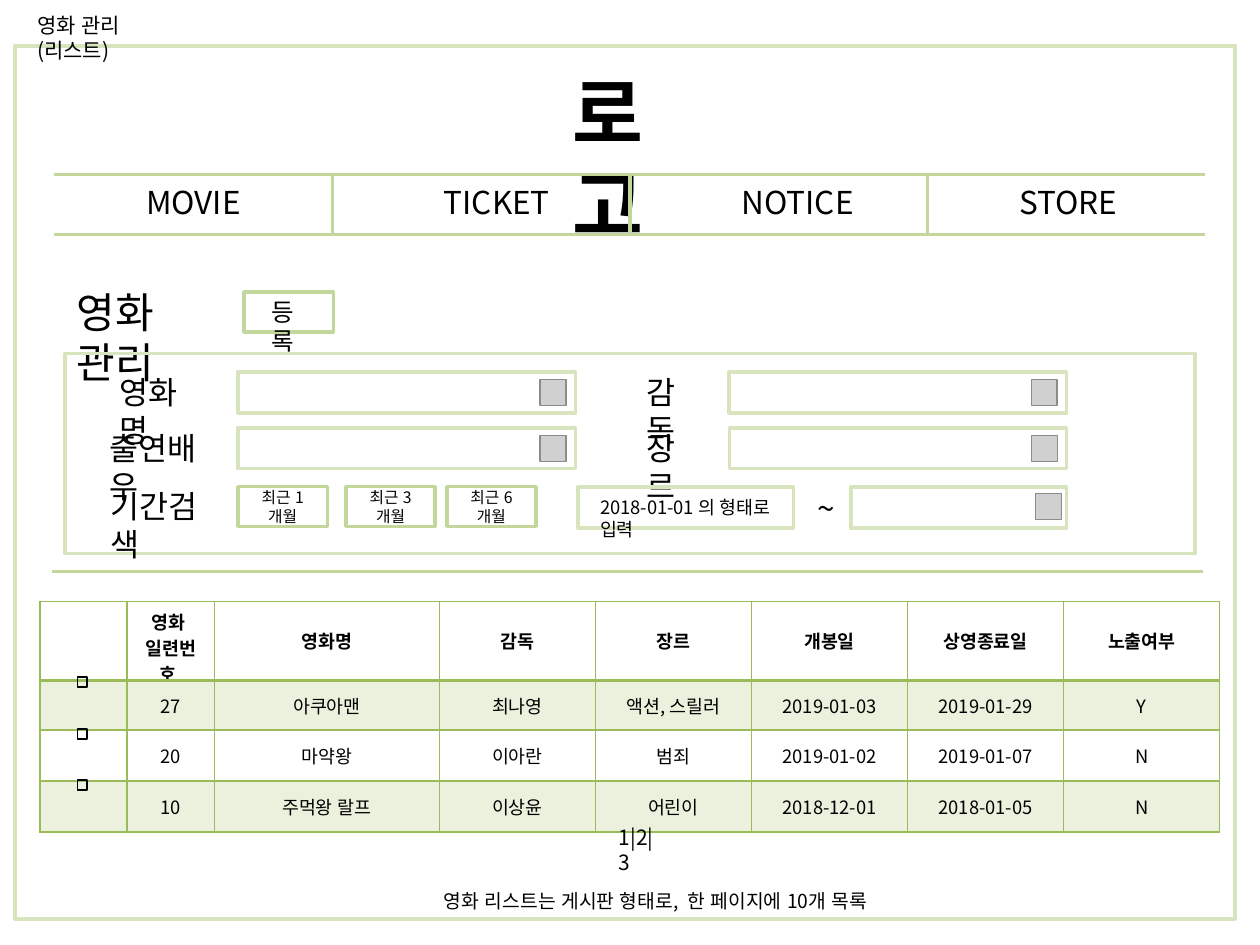
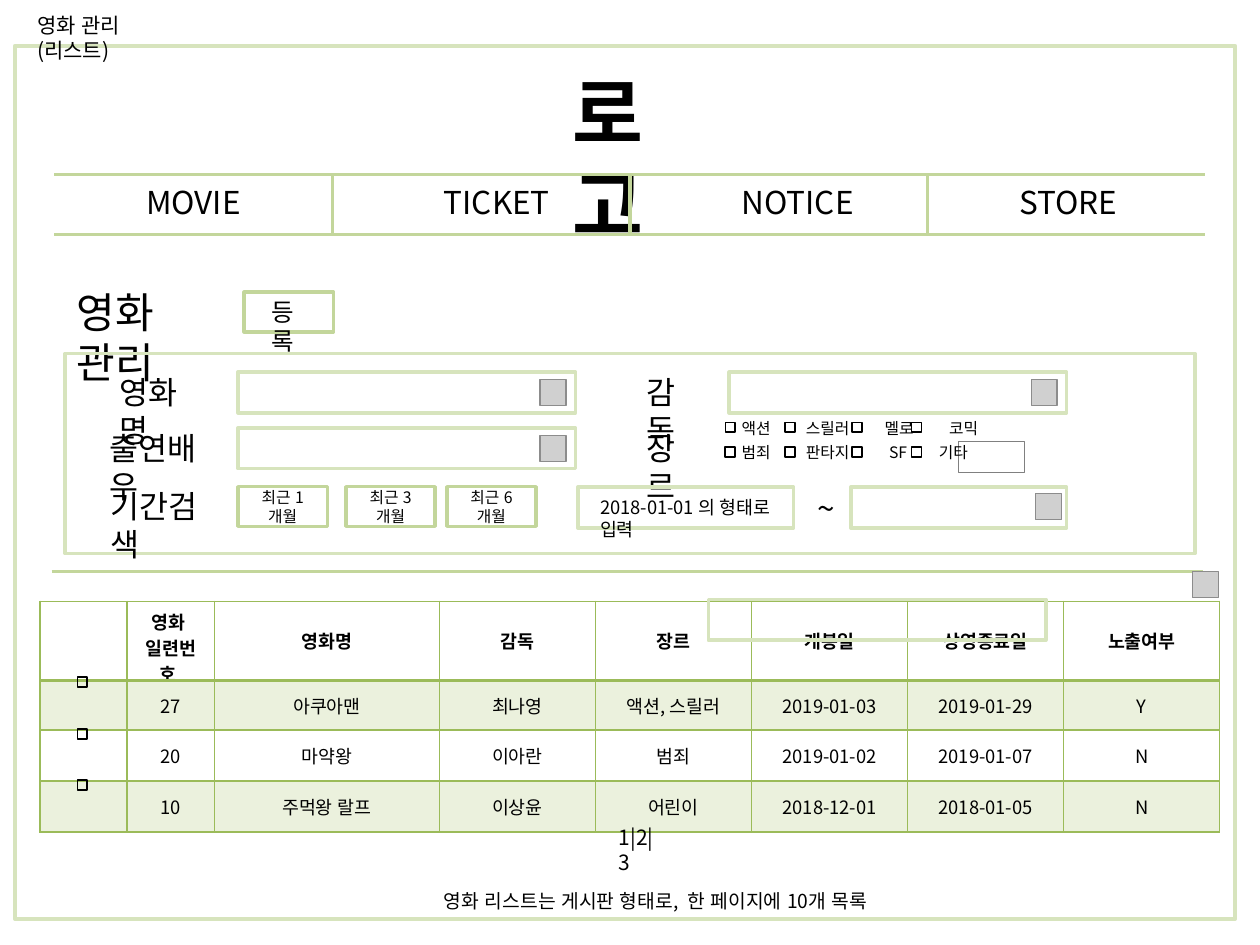
Before and after one commit to mingu-seo/java1, a slide deck: slide 3 of plan/영화-관리자.pptx. Drawn at 1260x945 pixels with LibreOffice and Linux fonts; fonts in the diff are those of the drawing; grey boxes stand for pictures. Boxes give left, top, right and bottom in pixels: in the first picture for what was removed or moved away, otherwise in the second. Text is boxed around its words. In the diff, an @@ line names an element or a change of style, - is before the commit and + after.

```diff
--- a/plan/영화-관리자.pptx
+++ b/plan/영화-관리자.pptx
@@ rectangle added at [726,422,736,432], outline #000000 1 pt @@
@@ rectangle added at [726,447,736,457], outline #000000 1 pt @@
@@ text added at [742,421,978,436], 9 pt, text #000000 @@
+액션 스릴러 멜로 코믹
@@ text added at [742,442,968,463], 9 pt, text #000000 @@
+범죄 판타지 SF 기타
@@ rectangle added at [785,422,795,432], outline #000000 1 pt @@
@@ rectangle added at [785,447,795,457], outline #000000 1 pt @@
@@ rectangle added at [853,422,863,432], outline #000000 1 pt @@
@@ rectangle added at [853,447,863,457], outline #000000 1 pt @@
@@ rectangle added at [911,422,921,432], outline #000000 1 pt @@
@@ rectangle added at [911,447,921,457], outline #000000 1 pt @@
@@ rectangle added at [959,441,1024,472], fill #FFFFFF, outline #808080 0.5 pt @@
@@ picture: place and size @@
-picture at [1031,436,1057,462]
+picture at [1192,572,1218,598]
@@ rectangle: place and size @@
-rectangle at [730,428,1067,469]
+rectangle at [708,600,1046,640]
```
Also in this commit, not shown: 5 other files.
